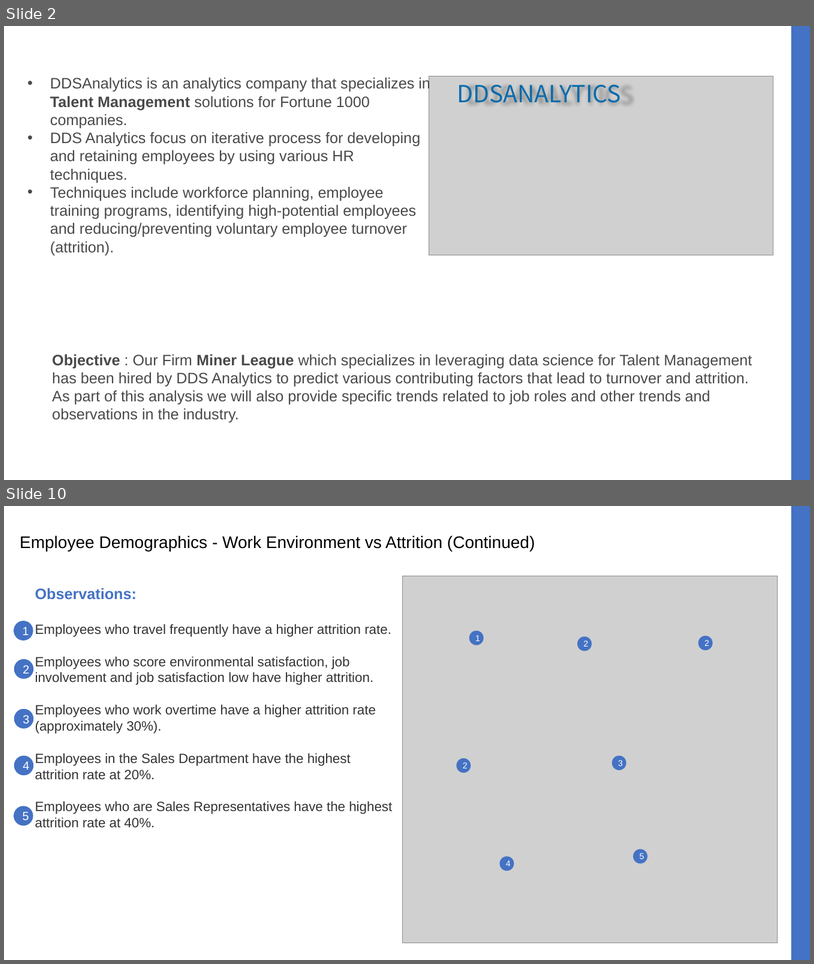
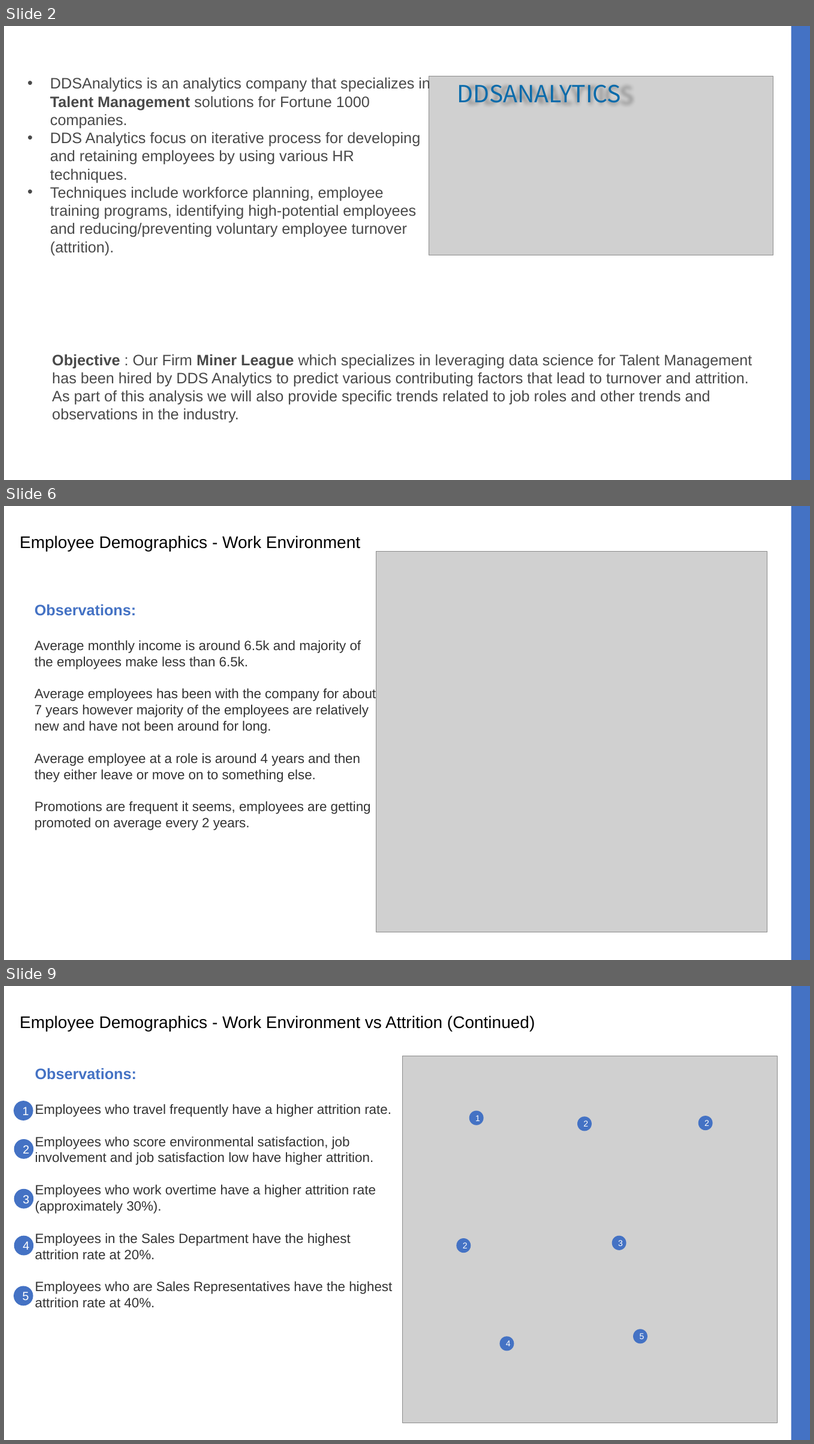
Before and after one commit to jbcroom/DS6306-MinerLeague-CaseStudy2, a slide deck: MinerLeague Presentation Case Study 2.pptx. Shown one above the other, each under a label of ours: slides 2 and 10 before the commit, slides 2, 6 and 9 after it; the slides between them are not shown. The pictures are 814x964 and 814x1444 pixels, drawn with LibreOffice and Linux fonts; fonts in the diff are those of the drawing; grey boxes stand for pictures. Boxes give left, top, right and bottom in pixels: in the first picture for what was removed or moved away, otherwise in the second. Text is boxed around its words. In the diff, an @@ line names an element or a change of style, - is before the commit and + after.

```diff
--- a/MinerLeague Presentation Case Study 2.pptx
+++ b/MinerLeague Presentation Case Study 2.pptx
@@ slide 6 added at (4,506,810,960), background #FFFFFF; not listed: 1 template element that a slide beside it also shows @@
@@ text added at (20,535,360,551), 20 pt, text #000000 @@
+Employee Demographics - Work Environment
@@ picture added at (377,552,768,932) @@
@@ text added at (35,604,376,830), 16 pt, text #333333 @@
+Observations:
+Average monthly income is around 6.5k and majority of the employees make less than 6.5k.
+Average employees has been with the company for about 7 years however majority of the employees are relatively new and have not been around for long.
+Average employee at a role is around 4 years and then they either leave or move on to something else.
+Promotions are frequent it seems, employees are getting promoted on average every 2 years.
@@ what was slide 10 is now slide 9 @@
```
Also in this commit, not shown: 6 slides changed, 2 slides removed.
